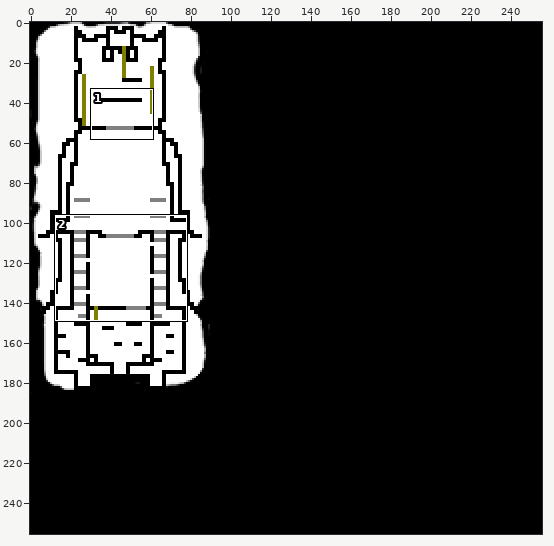
File history of a sprite sheet, resources/Level 3/level.png. The picture above shows the old version from afar; the outline marks the close-up.
Close-up. As it was:
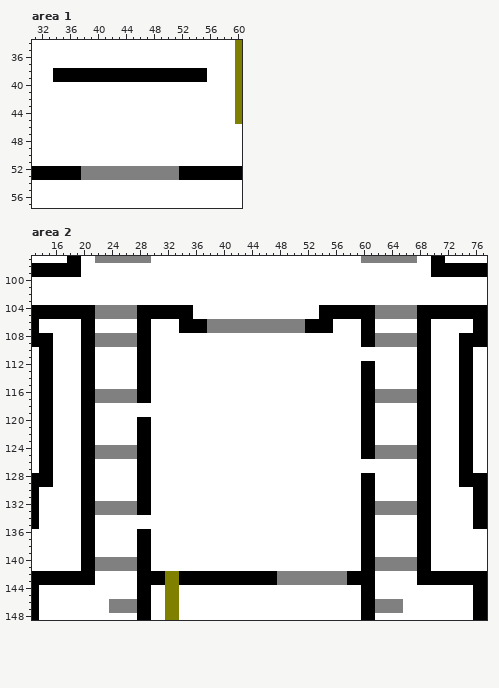
The file is 256x256 pixels. Colours within 5 levels of each other are drawn and written as one. Shown: area 1: x 31..60, y 34..57; area 2: x 13..77, y 97..148. The commit also changed other parts of the picture, which this record leaves out.
The result:
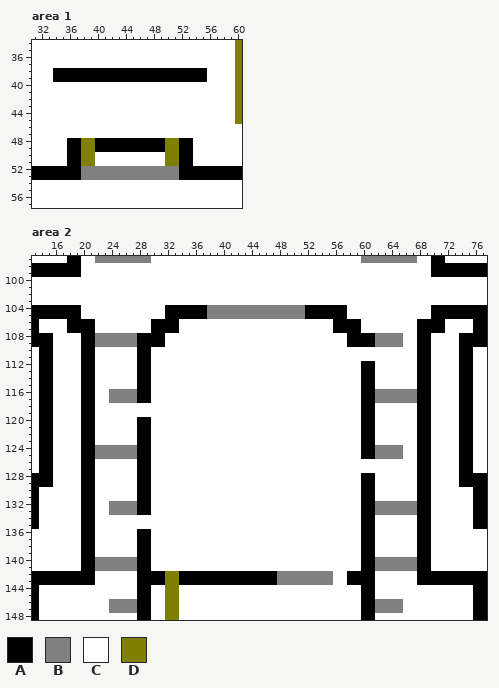
Palette (. is transparent): A #000000  B #808080  C #ffffff  D #808000
The edit:
Area 1:
Colour C gives way to colour A in rows 48 to 49 at x 36 to 37, 40 to 49 and 52 to 53; in rows 50 to 51 at x 36 to 37 and 52 to 53.
Colour C gives way to colour D in rows 48 to 51 at x 38 to 39 and 50 to 51.
Area 2:
Colour C gives way to colour A in rows 104 to 105 at x 36 to 37 and 52 to 53; in rows 106 to 107 at x 18 to 19, 30 to 33, 56 to 59 and 70 to 71; in rows 108 to 109 at x 30 to 31 and 58 to 59.
Colour C gives way to colour B in rows 104 to 105 at x 38 to 51.
Colour A gives way to colour C in rows 104 to 105 at x 20 to 21, 28 to 31, 58 to 61 and 68 to 69; in rows 106 to 107 at x 28 to 29, 34 to 37, 52 to 55 and 60 to 61.
Colour B gives way to colour C in rows 104 to 105 at x 22 to 27 and 62 to 67; in rows 106 to 107 at x 38 to 51; in rows 108 to 109 at x 66 to 67; in rows 116 to 117 at x 22 to 23; in rows 124 to 125 at x 66 to 67; in rows 132 to 133 at x 22 to 23.
Colour B gives way to colour C in rows 142 to 143 at x 56 to 57.
Where, in picture pixels (left, top, right, bottom), the same in both close-ups:
changed: (67, 138, 193, 166)
changed: (67, 305, 445, 347)
changed: (95, 389, 109, 403)
changed: (403, 445, 417, 459)
changed: (95, 501, 109, 515)
changed: (333, 571, 347, 585)
